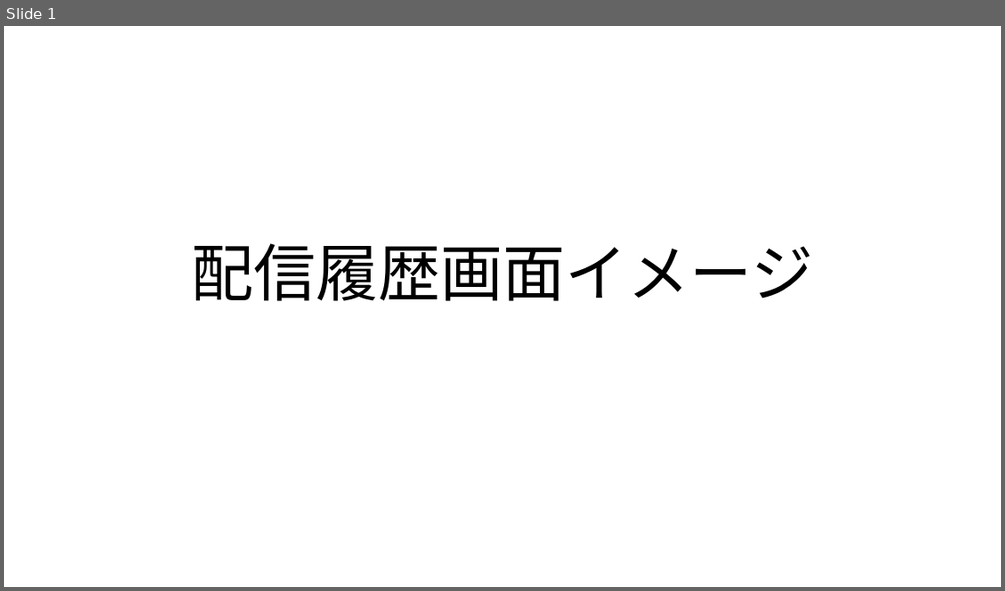
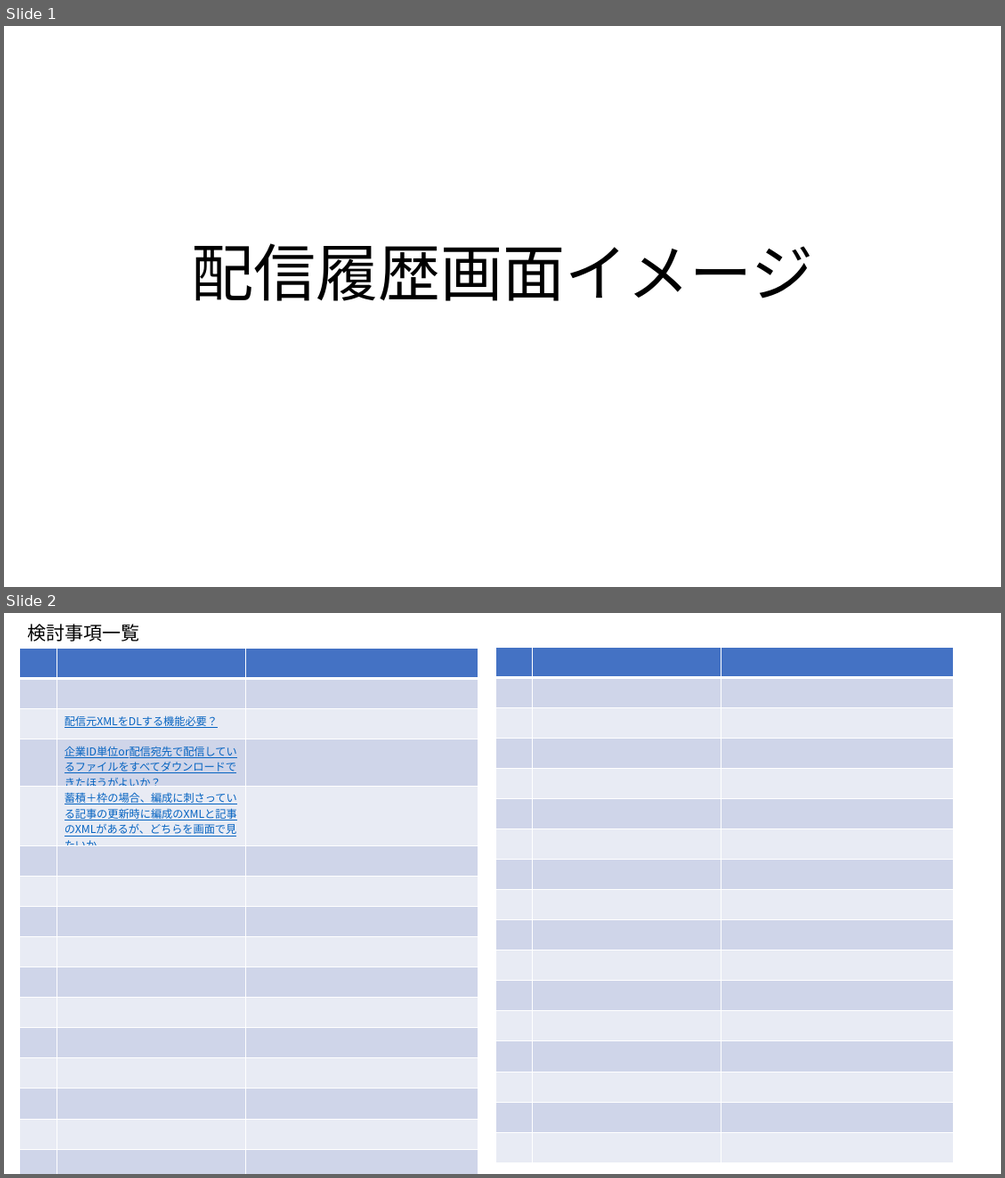
Before and after one commit to TKBTK48/JBSTexrBook, a slide deck: （たたき台）履歴の検討_v2.pptx. Shown one above the other, each under a label of ours: slide 1 before the commit, slides 1 and 2 after it. The pictures are 1005x591 and 1005x1178 pixels, drawn with LibreOffice and Linux fonts; fonts in the diff are those of the drawing. Boxes give left, top, right and bottom in pixels: in the first picture for what was removed or moved away, otherwise in the second. Text is boxed around its words. In the diff, an @@ line names an element or a change of style, - is before the commit and + after.

```diff
--- a/（たたき台）履歴の検討_v2.pptx
+++ b/（たたき台）履歴の検討_v2.pptx
@@ slide 2 added at box(4, 613, 1001, 1174), background #FFFFFF @@
@@ text added at box(27, 624, 139, 641), 18 pt, text #000000 @@
+検討事項一覧
@@ table added at box(20, 648, 478, 1174), 17 rows, 3 columns @@
+ |  | 
+ |  | 
+ | 配信元XMLをDLする機能必要？ | 
+ | 企業ID単位or配信宛先で配信しているファイルをすべてダウンロードできたほうがよいか？ | 
+ | 蓄積＋枠の場合、編成に刺さっている記事の更新時に編成のXMLと記事のXMLがあるが、どちらを画面で見たいか | 
+ |  | 
+ |  | 
+ |  | 
+ |  | 
+ |  | 
+ |  | 
+ |  | 
+ |  | 
+ |  | 
+ |  | 
+ |  | 
+ |  | 
@@ table added at box(495, 647, 954, 1162), 17 rows, 3 columns @@
+ |  | 
+ |  | 
+ |  | 
+ |  | 
+ |  | 
+ |  | 
+ |  | 
+ |  | 
+ |  | 
+ |  | 
+ |  | 
+ |  | 
+ |  | 
+ |  | 
+ |  | 
+ |  | 
+ |  | 
```
Also in this commit, not shown: 9 slides changed, 20 other slides added, 1 slide removed.
